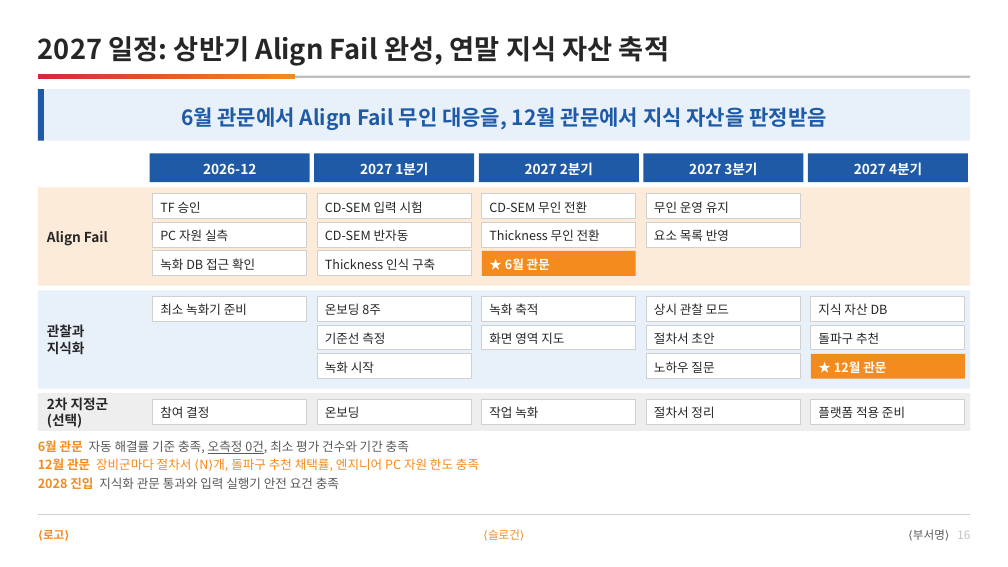
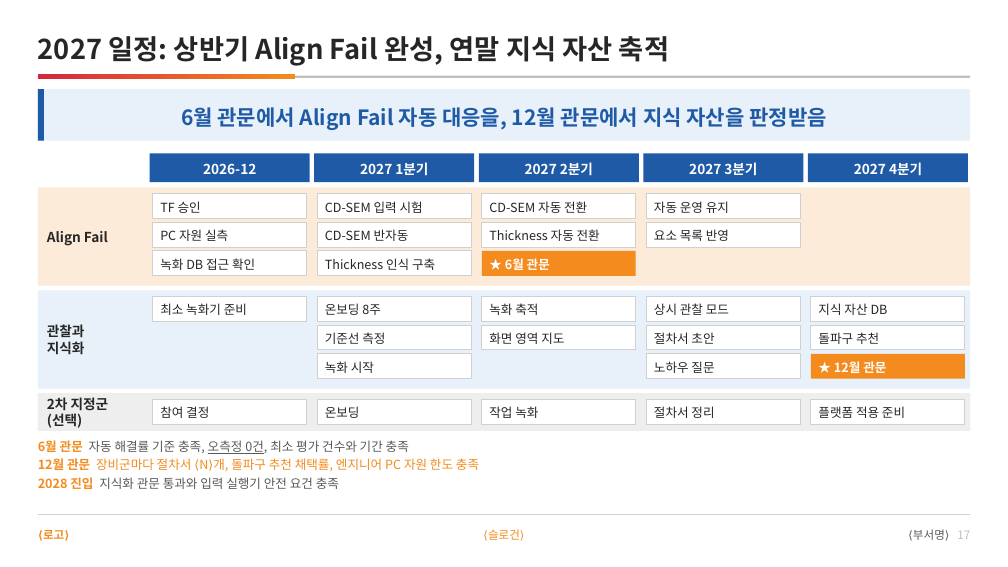
Before and after one commit to DarrenKoi/pm_notes, a slide deck: slide 17 of my-task/arc-tf/deliverables/arc-tf-team-full.pptx (slide 16 before the commit). Drawn at 1008x567 pixels with LibreOffice and Linux fonts; fonts in the diff are those of the drawing. Boxes give left, top, right and bottom in pixels: in the first picture for what was removed or moved away, otherwise in the second. Text is boxed around its words. In the diff, an @@ line names an element or a change of style, - is before the commit and + after.

```diff
--- a/my-task/arc-tf/deliverables/arc-tf-team-full.pptx
+++ b/my-task/arc-tf/deliverables/arc-tf-team-full.pptx
@@ text at (181, 107, 826, 130): text changed @@
-6월 관문에서 Align Fail 무인 대응을, 12월 관문에서 지식 자산을 판정받음
+6월 관문에서 Align Fail 자동 대응을, 12월 관문에서 지식 자산을 판정받음
@@ text at (489, 201, 587, 213): text changed @@
-CD-SEM 무인 전환
+CD-SEM 자동 전환
@@ text at (654, 201, 729, 213): text changed @@
-무인 운영 유지
+자동 운영 유지
@@ text at (489, 229, 600, 241): text changed @@
-Thickness 무인 전환
+Thickness 자동 전환
@@ text at (913, 529, 970, 540): text changed @@
-⟨부서명⟩ 16
+⟨부서명⟩ 17
```
Also in this commit, not shown: 8 other slides changed, 1 slide added, 17 other files.
